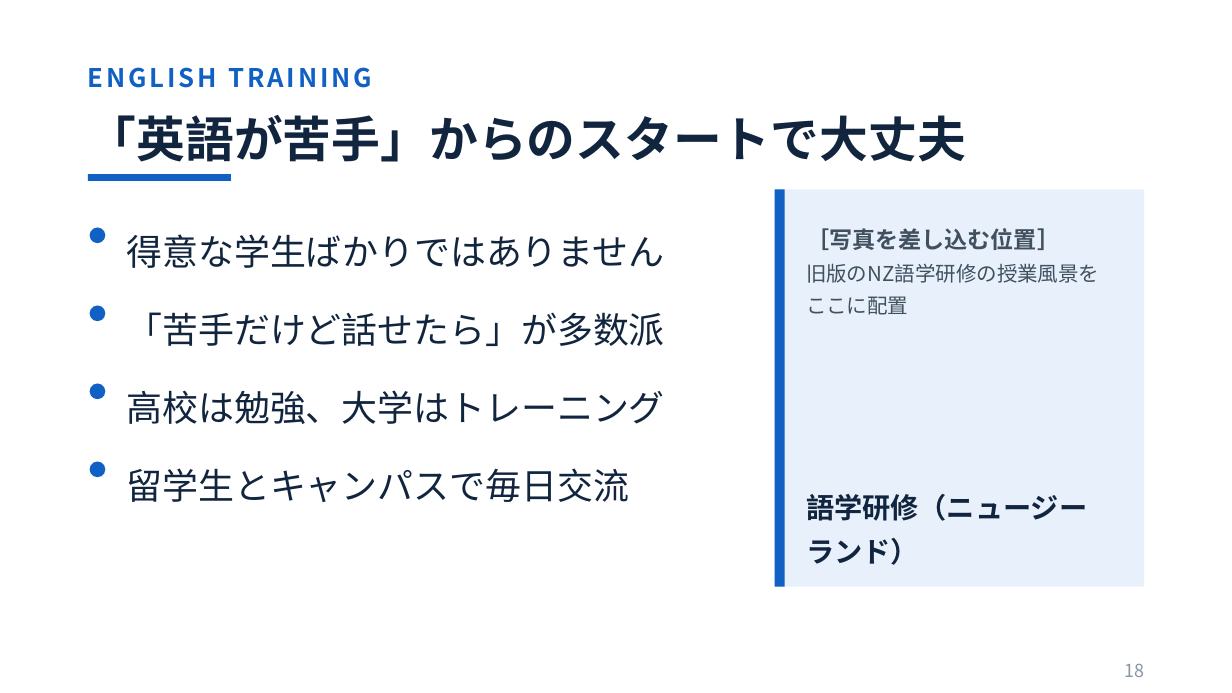
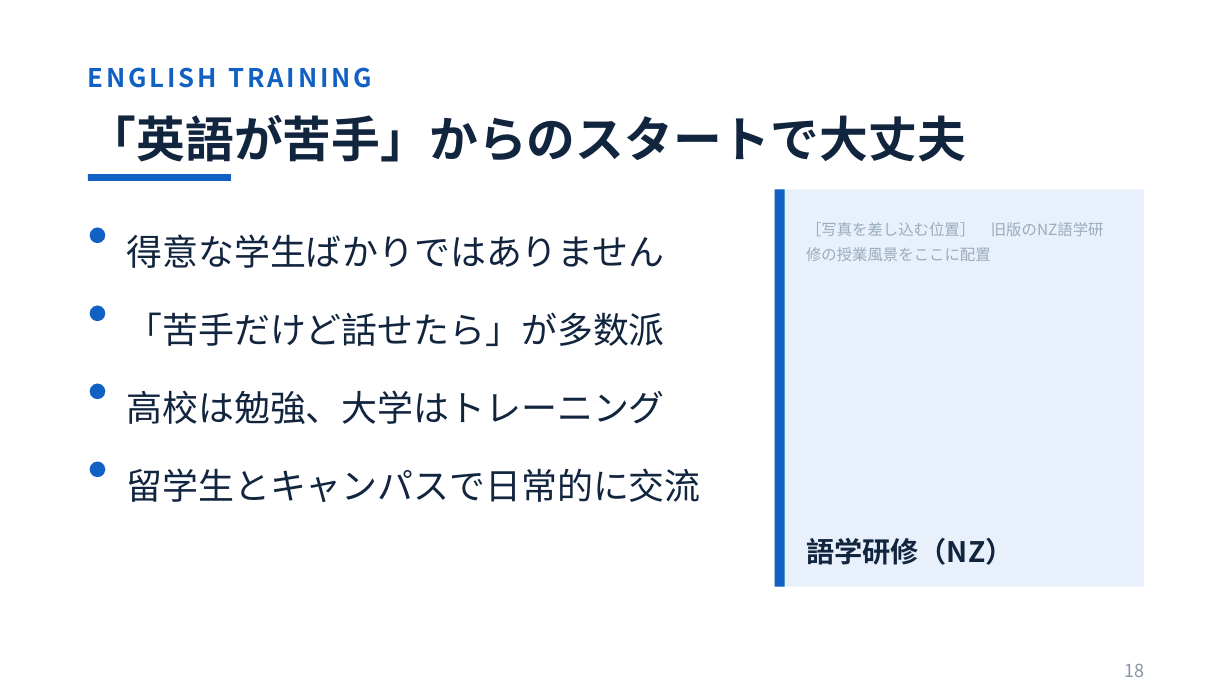
Before and after one commit to myojo1gou/glowing-parakeet, a slide deck: slide 18 of oc2026_slides/01_学科紹介_8月23日OC_鈴木版_改.pptx. Drawn at 1232x693 pixels with LibreOffice and Linux fonts; fonts in the diff are those of the drawing. Boxes give left, top, right and bottom in pixels: in the first picture for what was removed or moved away, otherwise in the second. Text is boxed around its words. In the diff, an @@ line names an element or a change of style, - is before the commit and + after.

```diff
--- a/oc2026_slides/01_学科紹介_8月23日OC_鈴木版_改.pptx
+++ b/oc2026_slides/01_学科紹介_8月23日OC_鈴木版_改.pptx
@@ text at (806, 222, 1104, 236): text changed; size 18 to 12 pt; text colour #41505F to #9BABBC; bold off @@
-［写真を差し込む位置］
+［写真を差し込む位置］ 旧版のNZ語学研修の授業風景をここに配置
@@ text removed at (806, 263, 1099, 283) @@
-旧版のNZ語学研修の授業風景をここに配置
@@ text at (127, 468, 701, 502): text changed @@
-留学生とキャンパスで毎日交流
+留学生とキャンパスで日常的に交流
@@ text at (806, 538, 1014, 565): text changed @@
-語学研修（ニュージーランド）
+語学研修（NZ）
```
Also in this commit, not shown: 17 other slides changed, 8 other files.
